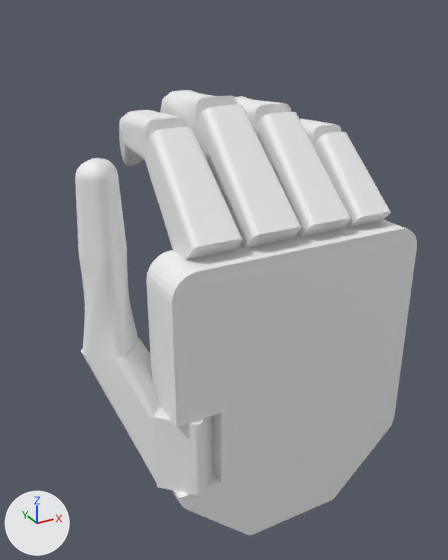
One commit to the glTF model sw2+mujoko+python/output/Hand_forearm/meshes/human_hand_v3_2.3dxml.glb: the scene before it, then after it.
Camera for both pictures: a camera (50 mm lens) standing at (0.5789, -1.4515, 1.0154) and looking at (0.6755, -1.2759, 0.9276). Every picture has the same lights, and +X, +Y and +Z are marked at lower left. The older version comes first. Vertices at exactly the same position are counted once.

Objects in the first picture: 'geometry_0'.
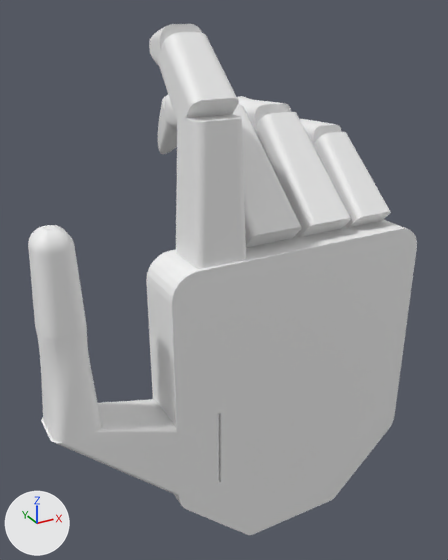
Changed parts and their boxes [x1, y1, x2, y2] in the pictures (448 x 560 px):
'geometry_0', reshaped (14% wider, 15% taller): before [75, 90, 417, 535]; after [28, 24, 417, 535]
part 1 of me_geometry_0, added: after [28, 225, 102, 442]
part 2 of me_geometry_0, added: after [149, 24, 201, 66]
part 3 of me_geometry_0, added: after [41, 398, 219, 498]
part 4 of me_geometry_0, added: after [157, 32, 239, 120]
part 5 of me_geometry_0, added: after [176, 114, 246, 269]
part 6 of me_geometry_0, deleted: before [79, 250, 138, 359]
part 7 of me_geometry_0, deleted: before [119, 116, 143, 166]
part 8 of me_geometry_0, deleted: before [75, 158, 127, 261]
part 9 of me_geometry_0, deleted: before [122, 110, 188, 160]
part 10 of me_geometry_0, built on: before [143, 90, 391, 260]; after [161, 95, 390, 237]
part 11 of me_geometry_0, deleted: before [81, 337, 213, 495]

The change in detail:
me_geometry_0 is used by ob_geometry_0; location (0.0, 0.0, 0.0).
me_geometry_0 had 11703 vertices, 23342 faces and spanned x 0.6202..0.7282, y -1.3146..-1.2256, z 0.8463..0.9896.
me_geometry_0 now has 10528 vertices, 21008 faces and spans x 0.6037..0.7282, y -1.3128..-1.2256, z 0.8463..1.0113.
me_geometry_0 part 1: a new loose piece of 2074 vertices spanning x 0.6042..0.6182, y -1.3113..-1.2963, z 0.908..0.966, in mat_defaultmaterial.
me_geometry_0 part 2: a new loose piece of 1135 vertices spanning x 0.6492..0.6622, y -1.2883..-1.2683, z 0.9983..1.0113, in mat_defaultmaterial.
me_geometry_0 part 3: a new loose piece of 390 vertices spanning x 0.6037..0.6542, y -1.3128..-1.2948, z 0.8751..0.908, in mat_defaultmaterial.
me_geometry_0 part 4: a new loose piece of 144 vertices spanning x 0.6487..0.6627, y -1.3088..-1.2837, z 0.9843..1.0094, in mat_defaultmaterial.
me_geometry_0 part 5: a new loose piece of 112 vertices spanning x 0.6477..0.6637, y -1.3118..-1.2958, z 0.9503..0.9893, in mat_defaultmaterial.
me_geometry_0 part 6: the loose piece of 1311 vertices spanning x 0.6205..0.6385, y -1.2956..-1.2776, z 0.9194..0.9504 is deleted.
me_geometry_0 part 7: the loose piece of 1183 vertices spanning x 0.6492..0.6622, y -1.2588..-1.2397, z 0.9633..0.9824 is deleted.
me_geometry_0 part 8: the loose piece of 1016 vertices spanning x 0.6224..0.6367, y -1.2938..-1.2795, z 0.9504..0.9774 is deleted.
me_geometry_0 part 9: the loose piece of 252 vertices spanning x 0.6487..0.6627, y -1.2762..-1.2542, z 0.9708..0.9848 is deleted.
me_geometry_0 part 10: 22 vertices moved within x 0.6721..0.7186, y -1.3086..-1.245, z 0.9551..0.9884; 950 vertices removed from x 0.6477..0.7197, y -1.3098..-1.2404, z 0.9443..0.9896; 107 vertices added at x 0.6668..0.7188, y -1.3098..-1.2418, z 0.9452..0.9896.
me_geometry_0 part 11: 425 vertices removed from x 0.6202..0.6576, y -1.3146..-1.2773, z 0.8751..0.9194.
